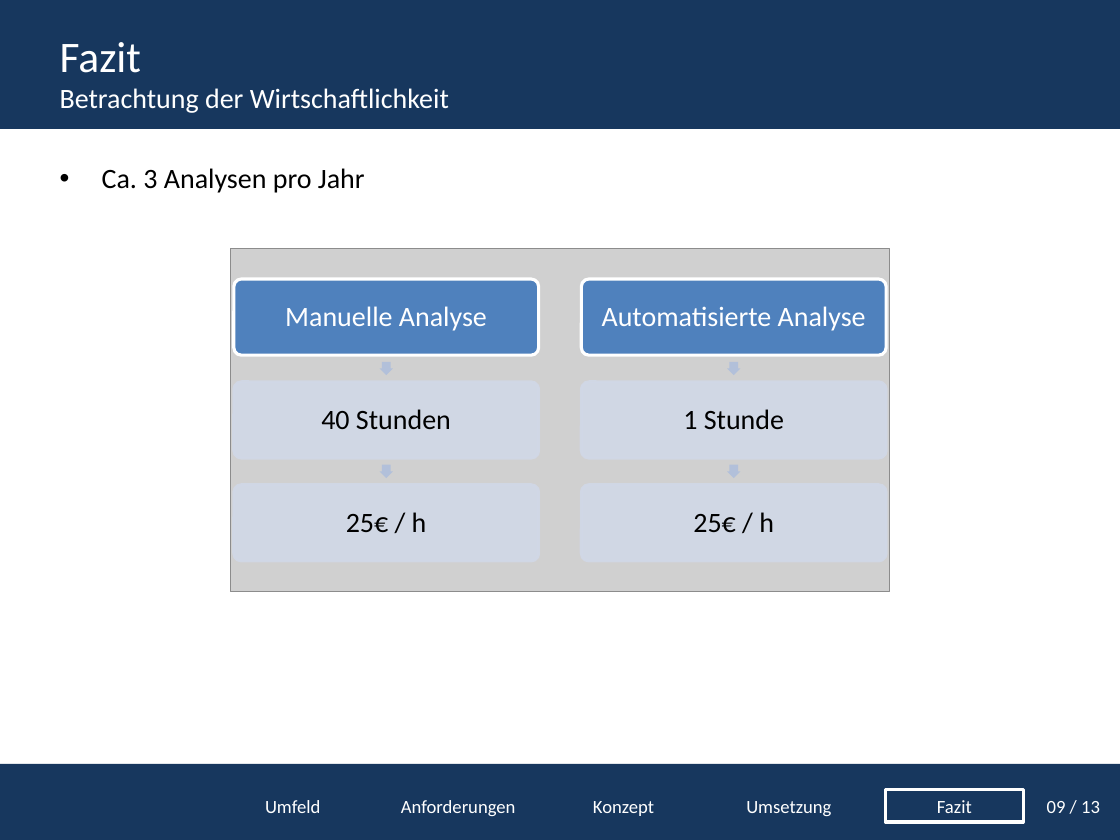
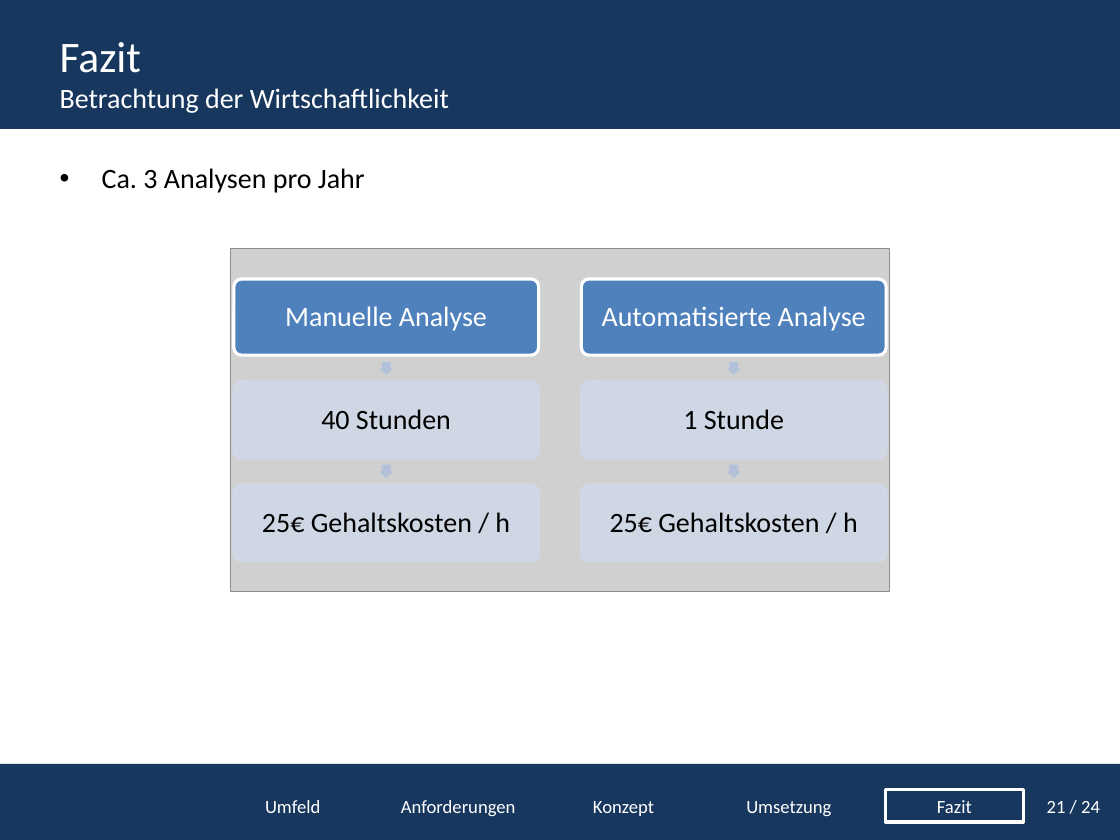
Before and after one commit to tomtom1992/Projektpr-sentation, a slide deck: slide 23 of Projektpräsentation.pptx. Drawn at 1120x840 pixels with LibreOffice and Linux fonts; fonts in the diff are those of the drawing; grey boxes stand for pictures; background and template pictures are left out. Boxes give left, top, right and bottom in pixels: in the first picture for what was removed or moved away, otherwise in the second. Text is boxed around its words. In the diff, an @@ line names an element or a change of style, - is before the commit and + after.

```diff
--- a/Projektpräsentation.pptx
+++ b/Projektpräsentation.pptx
@@ text at (262, 512, 510, 533): text changed @@
-25€ / h
+25€ Gehaltskosten / h
@@ text at (610, 512, 858, 533): text changed @@
-25€ / h
+25€ Gehaltskosten / h
@@ text at (1047, 801, 1100, 813): text changed @@
-09 / 13
+21 / 24
```
Also in this commit, not shown: 26 other slides changed.
